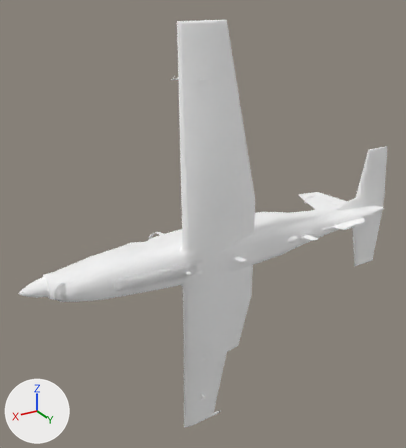
The glTF model public/models/ct156/performance/ct156-exterior.glb, before and after one commit.
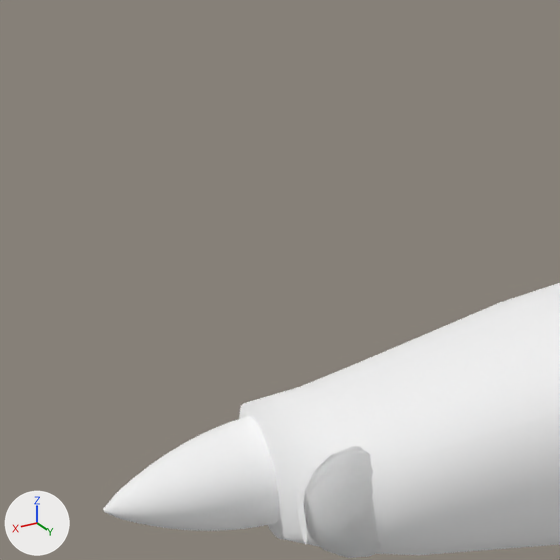
There are two pictures of each version: one whole from a 50 mm lens placed at (0.93, 1.479, 0.821), pointed at (-0.007, -0.083, 0.04), one close up on the part from 0% to 24% of the width and 45% to 68% of the height. Arrows for +X, +Y and +Z are at lower left; the lights stay in place. The last two pictures show the newer version. Where no turn or scale is listed for an object, it has been applied to the vertices.

In view in the first close-up: 'fuselageCut-mesh', 'spinner-mesh' and 1 more.
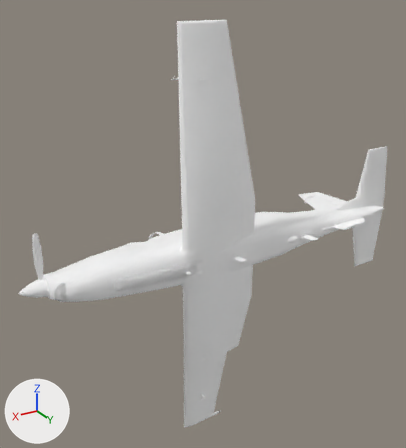
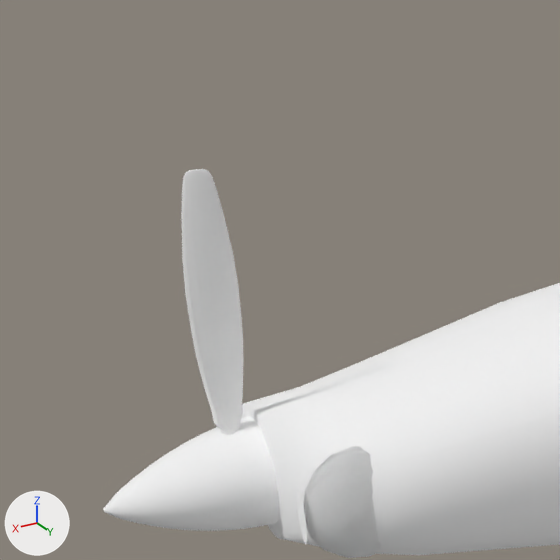
Changed parts and their boxes [x1, y1, x2, y2] in the close-ups (560 x 560 px):
'blade-mesh', added
    after: [182, 228, 243, 435]
'bladeTip-mesh', added
    after: [181, 169, 227, 235]

The edits, one by one:
Material 'bladeTip|0' (mat_bladetip_0) is new.
Its base color is (1.0, 1.0, 1.0) (white #ffffff).
Its metallic is 1.0.
Its roughness is 1.0.
Material 'blade|0' (mat_blade_0) is new.
Its base color is (1.0, 1.0, 1.0) (white #ffffff).
Its metallic is 1.0.
Its roughness is 1.0.
Mesh me_exterior_fuselage_085 is new.
It has 84 vertices, 154 faces and spans x 0.5815..0.6031, y -0.0021..0.0021, z 0.1404..0.1746.
It uses material mat_bladetip_0 (white #ffffff).
Mesh me_exterior_fuselage_084 is new.
It has 144 vertices, 274 faces and spans x 0.5792..0.6054, y -0.0046..0.0046, z 0.0216..0.1404.
It uses material mat_blade_0 (white #ffffff).
Object 'bladeTip-mesh' (ob_bladetip_mesh) is new; it shows me_exterior_fuselage_085.
Its location is (0.0, 0.0, 0.0).
Object 'blade-mesh' (ob_blade_mesh) is new; it shows me_exterior_fuselage_084.
Its location is (0.0, 0.0, 0.0).
